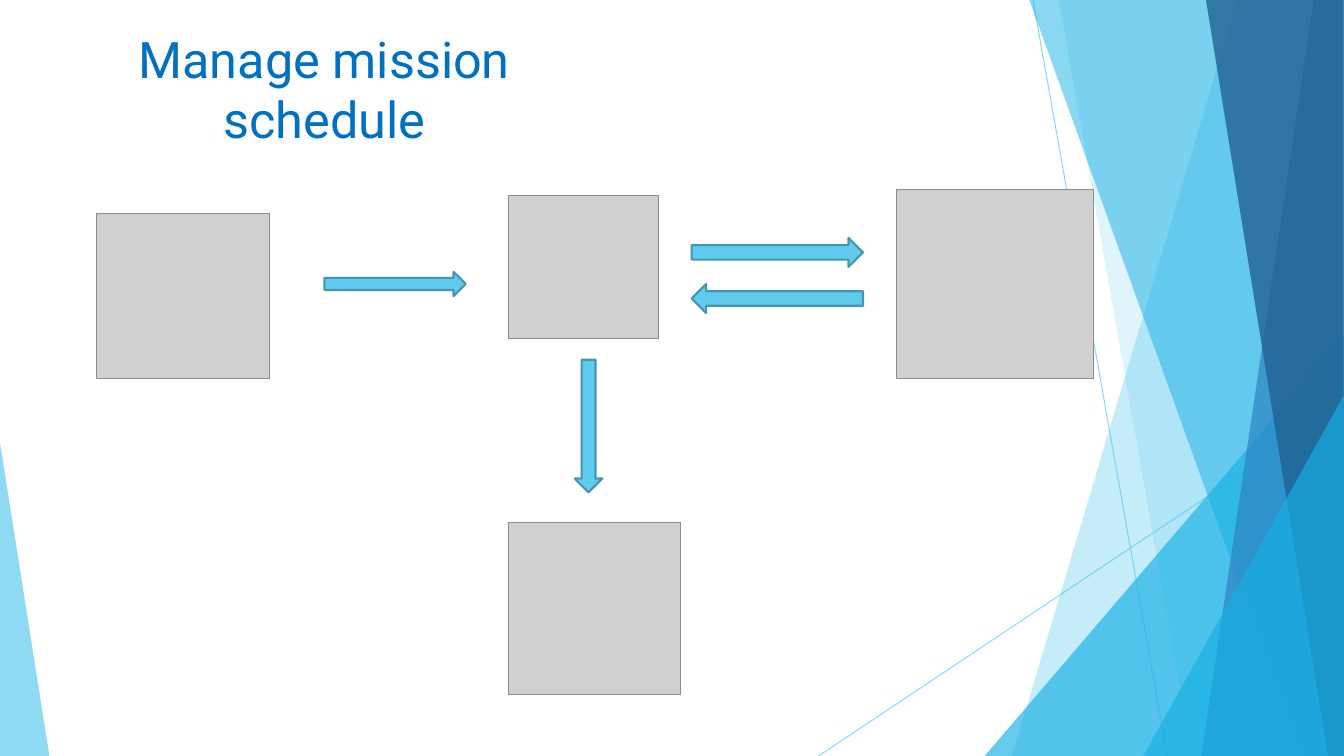
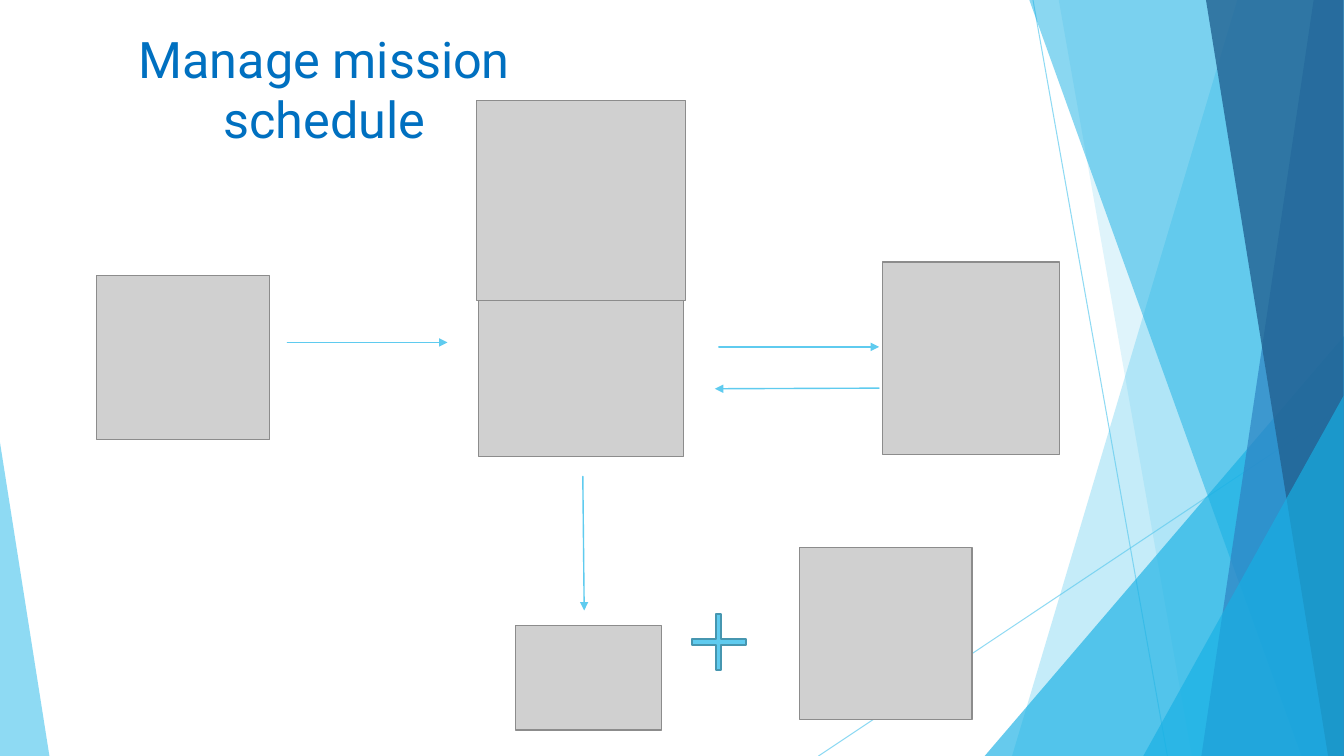
Before and after one commit to linhmimoza/Hospital_PortalExtra, a slide deck: slide 17 of Hospital.pptx. Drawn at 1344x756 pixels with LibreOffice and Linux fonts; fonts in the diff are those of the drawing; grey boxes stand for pictures. Boxes give left, top, right and bottom in pixels: in the first picture for what was removed or moved away, otherwise in the second. Text is boxed around its words. In the diff, an @@ line names an element or a change of style, - is before the commit and + after.

```diff
--- a/Hospital.pptx
+++ b/Hospital.pptx
@@ picture added at (477, 100, 687, 300) @@
@@ right arrow removed at (692, 238, 863, 267) @@
@@ picture: place and size @@
-picture at (508, 196, 658, 339)
+picture at (479, 260, 685, 456)
@@ picture: place and size @@
-picture at (896, 190, 1094, 378)
+picture at (882, 262, 1060, 455)
@@ picture: place and size @@
-picture at (97, 214, 270, 378)
+picture at (97, 275, 270, 440)
@@ right arrow removed at (325, 272, 466, 296) @@
@@ right arrow removed at (692, 284, 863, 314) @@
@@ arrow added from (287, 343) to (448, 343), #5FCBEF 1 pt @@
@@ arrow added from (719, 347) to (879, 347), #5FCBEF 1 pt @@
@@ down arrow removed at (575, 360, 603, 493) @@
@@ arrow added from (879, 388) to (715, 389), #5FCBEF 1 pt @@
@@ arrow added from (583, 477) to (585, 611), #5FCBEF 1 pt @@
@@ picture: place and size @@
-picture at (508, 522, 681, 695)
+picture at (801, 547, 973, 720)
@@ picture added at (515, 625, 660, 730) @@
@@ plus added at (692, 614, 745, 669), fill #5FCBEF, outline #4696B1 1.5 pt @@
```
Also in this commit, not shown: 5 other slides changed, 8 slides added, 3 slides removed, 4 other files.
